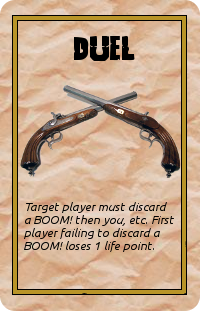
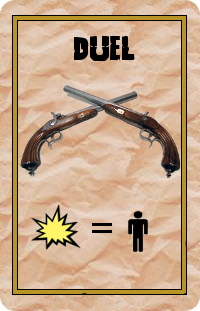
Two versions of the same layered image (200 x 311). Layer-by-layer changes:
removed layer "Target player must discard a B..." over [24, 202, 174, 252]
added layer "person.xcf" above "=" over [128, 211, 148, 252]
added layer "=" above "bang.xcf" over [92, 223, 112, 233]
added layer "bang.xcf" above "duelguns.xcf" over [31, 204, 81, 250]
